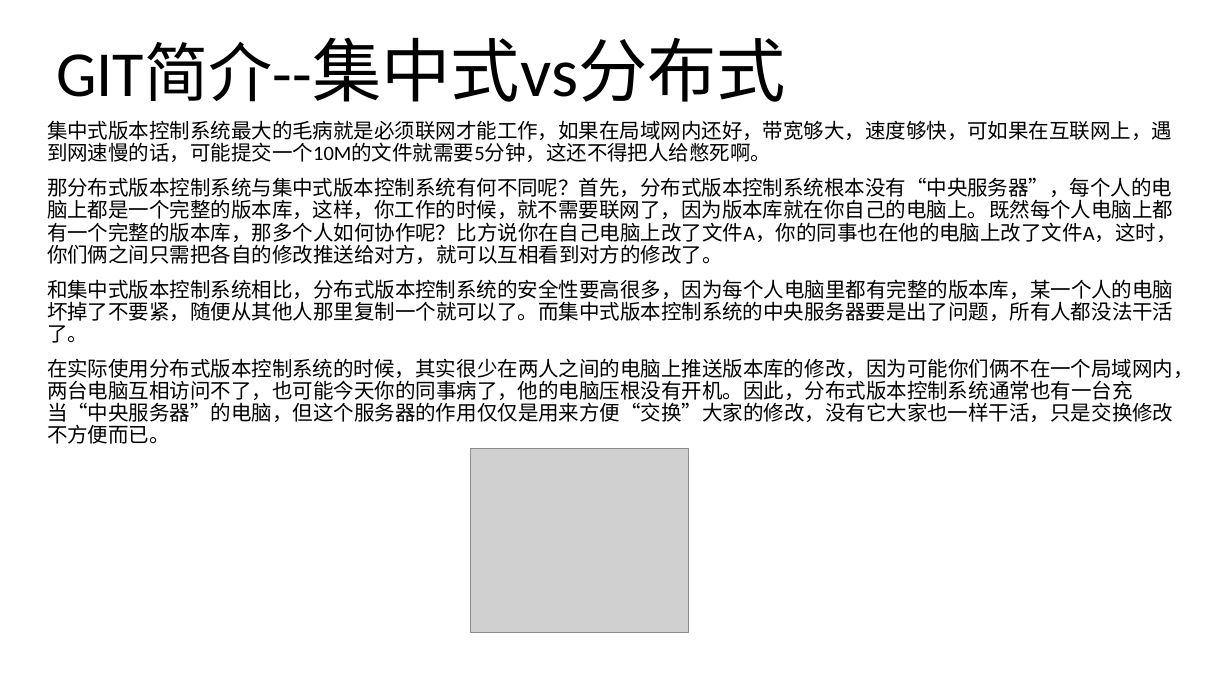
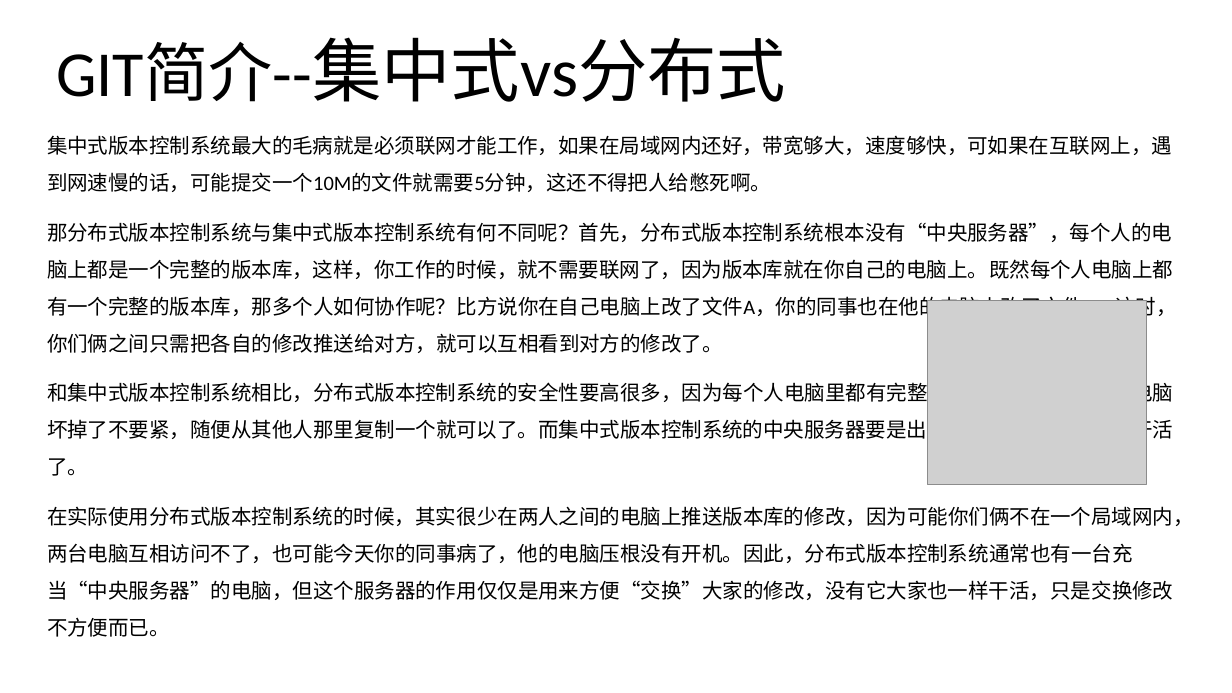
Before and after one commit to noprom/shandong, a slide deck: slide 8 of doc/ppt/git.pptx. Drawn at 1232x693 pixels with LibreOffice and Linux fonts; fonts in the diff are those of the drawing; grey boxes stand for pictures. Boxes give left, top, right and bottom in pixels: in the first picture for what was removed or moved away, otherwise in the second. Text is boxed around its words. In the diff, an @@ line names an element or a change of style, - is before the commit and + after.

```diff
--- a/doc/ppt/git.pptx
+++ b/doc/ppt/git.pptx
@@ subtitle "集中式版本控制系统最大的毛病就是必须联网才能工作，如果在局域网内还好，带宽够大，速度够快，可如果在互联网上，遇到网速慢的 ..." at <box>47,135,1194,637</box>: line spacing 0.9 to 1.5 @@
@@ picture: place and size @@
-picture at <box>470,448,689,632</box>
+picture at <box>928,300,1147,484</box>
```
Also in this commit, not shown: 2 other slides changed, 4 slides added.
